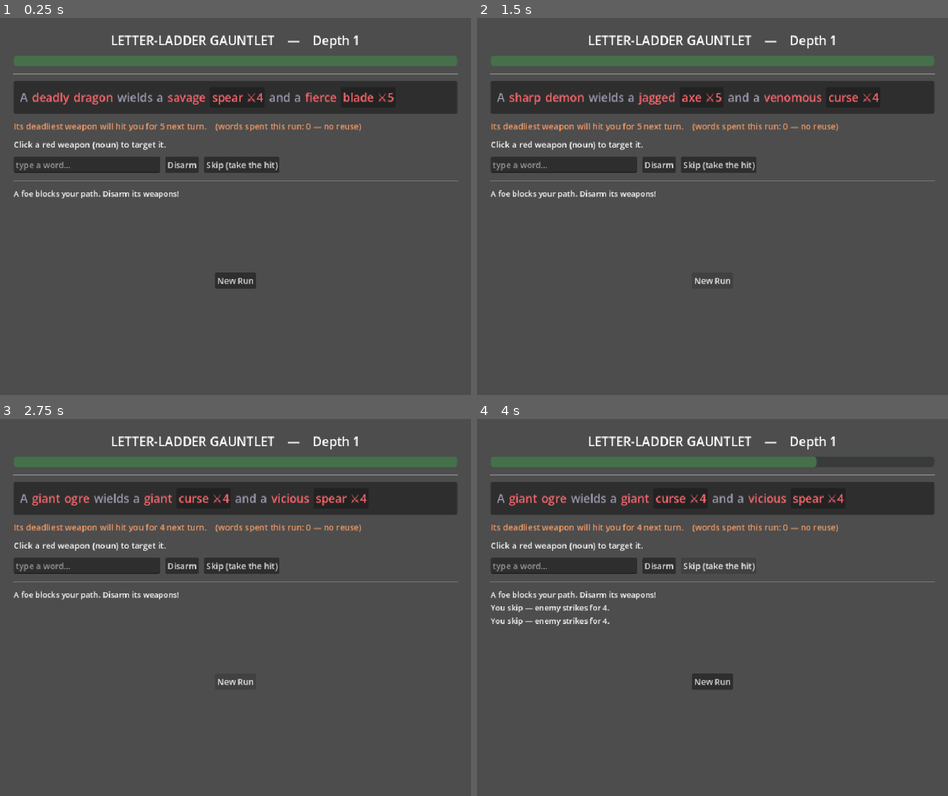
Above: before the commit, frames 1-4 (two rows, left to right).
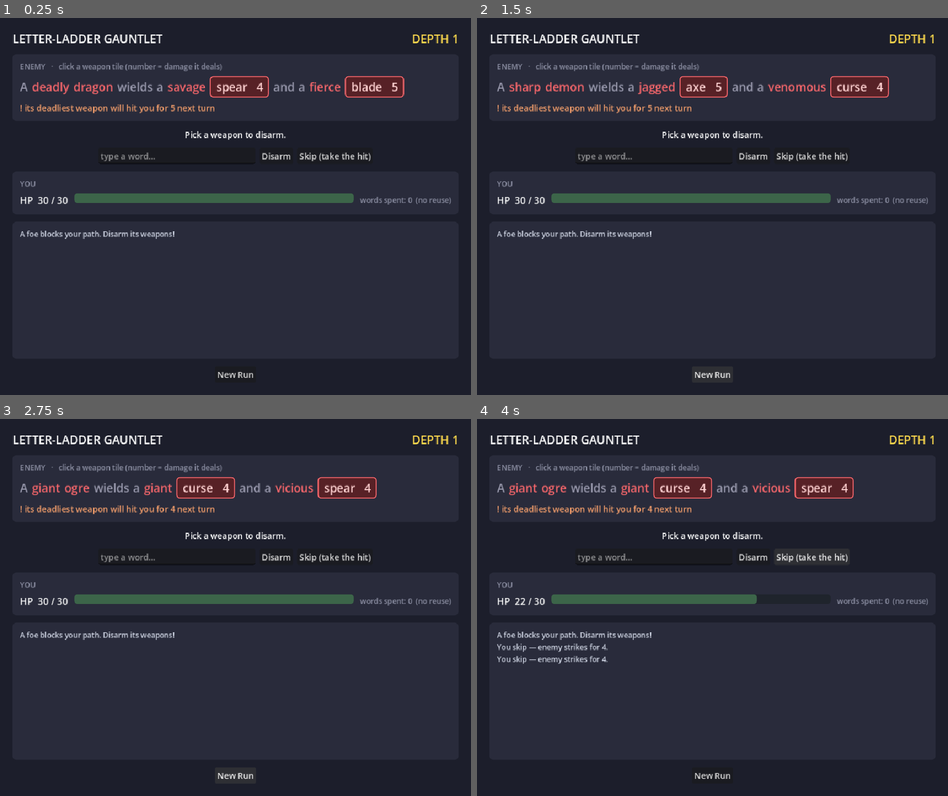
Above: after the commit, the same moments.

Repository: mattloper/wordbane
Game: Godot game, scene res://ladder.tscn
The game is run twice, just before and just after one commit, with the same random seed, the same clock (stepped at 60 frames per second) and the same inputs. This scene is started directly instead of the project's main scene.
Inputs:
- Up to frame 1 (0.25 s): no input
- Up to frame 2 (1.5 s): click "Disarm" at 0.5 s; click "New Run" at 1.25 s
- Up to frame 3 (2.75 s): click "New Run" at 2 s
- Up to frame 4 (4 s): click "Skip (take the hit)" at 2.75 s; click "Skip (take the hit)" at 3.5 s

The runs differ from the first frame. In frame 1, 91% of the frame differs, in the area x 0-100%, y 0-100%; in frame 2, 91%; in frame 3, 91%; in frame 4, 91%.

Commit message:
Redesign 2D ladder UI: fix lopsided/scattered layout. Add a YOU panel (labeled HP x/x + bar + words-spent), make weapons distinct boxed tiles vs plain flavor-red words, drop unrendered glyphs (no more ⚔/×; damage is a plain number; ASCII log/messages), group into Enemy/Action/You/Log zones with depth chip, log fills the dead space and New Run is anchored

Diff:
--- a/game/ladder.gd
+++ b/game/ladder.gd
@@ -1,10 +1,10 @@
 ## Letter-Ladder Gauntlet (2D) — the playable game.
 ##
 ## Descend a gauntlet of escalating enemies. Each enemy's weapons are its red
-## nouns; each turn the survivors damage you. On your turn, click a weapon and type
-## a real word made from its letters (add OR remove letters, same part of speech)
-## to disarm it. Disarm them all to descend; your HP carries between fights (small
-## heal each victory). Lose when HP hits 0 — your score is the depth you reached.
+## nouns; each turn the deadliest survivor damages you. On your turn, click a
+## weapon tile and type a real word made from its letters (add OR remove letters,
+## same part of speech) to disarm it. Disarm them all to descend; HP carries
+## between fights (small heal each victory). Lose at 0 HP — score is the depth.
 ##
 ## All rules live in LadderBattle + Gauntlet + WordLadder; this is just the view.
 ## Run with:  godot --path game ladder.tscn
@@ -14,6 +14,12 @@
 const DICT_PATH := "res://data/dictionary.json"
 const START_HP := Gauntlet.START_HP
 const HEAL := Gauntlet.HEAL
+
+const COL_BG := Color(0.11, 0.12, 0.17)
+const COL_PANEL := Color(0.16, 0.17, 0.23)
+const COL_WEAPON_FILL := Color(0.34, 0.13, 0.15)
+const COL_SELECT := Color(1.0, 0.86, 0.3)
+const COL_MUTED := Color(0.55, 0.56, 0.64)
 
 var _ladder: WordLadder
 var _gauntlet: Gauntlet
@@ -24,13 +30,16 @@
 var _over := false
 var _log_lines: Array = []
 
-# UI.
-var _title: Label
-var _hpbar: ProgressBar
+# UI nodes.
+var _depth_label: Label
+var _enemy_head: Label
 var _row: HFlowContainer
 var _incoming: Label
 var _selinfo: Label
 var _entry: LineEdit
+var _hpbar: ProgressBar
+var _hp_label: Label
+var _spent_label: Label
 var _log: Label
 
 
@@ -63,29 +72,31 @@
 
 
 func _on_disarm_pressed() -> void:
-	if _over or _selected < 0:
-		_selinfo.text = "Click a red weapon first, then type a word."
+	if _over:
+		return
+	if _selected < 0:
+		_selinfo.text = "Pick a weapon tile above, then type a word."
 		return
 	var res := _battle.try_move(_selected, _entry.text)
 	if not res.get("ok", false):
-		_selinfo.text = "✗ " + str(res.get("reason", "invalid"))
+		_selinfo.text = "Can't: " + str(res.get("reason", "invalid"))
 		return
 	_entry.text = ""
 	var calm := ("  (calmed %s)" % ", ".join(res.calmed)) if not res.calmed.is_empty() else ""
-	_log_msg("You: %s → %s [%s]%s" % [res.target, res.word, res.direction, calm])
+	_log_msg("You: %s -> %s [%s]%s" % [res.target, res.word, res.direction, calm])
 	if int(res.damage) > 0:
-		_log_msg("  ↳ enemy strikes for %d" % res.damage)
+		_log_msg("   enemy strikes for %d" % res.damage)
+	_selected = -1
 
 	if res.get("won", false):
 		_hp = mini(START_HP, _battle.player_hp + HEAL)
 		_depth += 1
-		_log_msg("✅ Disarmed! +%d HP. Descending to depth %d…" % [HEAL, _depth])
+		_log_msg("Disarmed! +%d HP. Descending to depth %d." % [HEAL, _depth])
 		_start_enemy()
 		return
 	_hp = _battle.player_hp
 	if res.get("lost", false):
-		_over = true
-		_log_msg("💀 You fell at depth %d. Score: %d enemies cleared." % [_depth, _depth - 1])
+		_lose()
 	_refresh()
 
 
@@ -98,9 +109,13 @@
 	_log_msg("You skip — enemy strikes for %d." % res.damage)
 	_hp = _battle.player_hp
 	if res.get("lost", false):
-		_over = true
-		_log_msg("💀 You fell at depth %d. Score: %d enemies cleared." % [_depth, _depth - 1])
+		_lose()
 	_refresh()
+
+
+func _lose() -> void:
+	_over = true
+	_log_msg("DEFEATED at depth %d. Score: %d enemies cleared." % [_depth, _depth - 1])
 
 
 func _select(token_index: int) -> void:
@@ -114,25 +129,30 @@
 # --- rendering ---------------------------------------------------------------
 
 func _refresh() -> void:
-	_title.text = "LETTER-LADDER GAUNTLET    —    Depth %d" % _depth
+	_depth_label.text = "DEPTH %d" % _depth
+	_enemy_head.text = "ENEMY   ·   click a weapon tile (number = damage it deals)"
+
+	_render_sentence()
+
+	if _over:
+		_incoming.text = "GAME OVER"
+	else:
+		_incoming.text = "! its deadliest weapon will hit you for %d next turn" % _battle.incoming_damage()
+
+	if _over:
+		_selinfo.text = "Press New Run to try again."
+	elif _selected >= 0:
+		var tok: Dictionary = _battle.enemy.tokens[_selected]
+		_selinfo.text = "Disarming  %s  (letters: %s)  —  type a noun, adding or removing letters" % [
+			tok.get("text", ""), " ".join(_letters(tok.get("text", "")))]
+	else:
+		_selinfo.text = "Pick a weapon to disarm."
+
 	_hpbar.max_value = START_HP
 	_hpbar.value = _hp
-	_hpbar.modulate = Color(0.35, 0.75, 0.4) if _hp > START_HP / 3 else Color(0.9, 0.35, 0.35)
-
-	_render_sentence()
-	if _over:
-		_incoming.text = ""
-	else:
-		_incoming.text = "Its deadliest weapon will hit you for %d next turn.    (words spent this run: %d — no reuse)" % [
-			_battle.incoming_damage(), _battle.used.size()]
-	if _over:
-		_selinfo.text = "GAME OVER — press New Run."
-	elif _selected >= 0:
-		var tok: Dictionary = _battle.enemy.tokens[_selected]
-		_selinfo.text = "Disarming: %s   (letters: %s)   → type a noun (add or remove letters)" % [
-			tok.get("text", ""), " ".join(_letters(tok.get("text", "")))]
-	else:
-		_selinfo.text = "Click a red weapon (noun) to target it."
+	_hpbar.modulate = Color(0.4, 0.78, 0.45) if _hp > START_HP / 3 else Color(0.92, 0.36, 0.36)
+	_hp_label.text = "HP  %d / %d" % [_hp, START_HP]
+	_spent_label.text = "words spent: %d  (no reuse)" % _battle.used.size()
 	_log.text = "\n".join(_log_lines)
 
 
@@ -143,15 +163,10 @@
 	var weapons := _battle.weapon_indices()
 	for i in range(tokens.size()):
 		var token: Dictionary = tokens[i]
+		# Weapons are clickable tiles; everything else (owner, adjectives, glue)
+		# is plain text coloured by sentiment.
 		if i in weapons and not _over:
-			var dmg := _battle.weapon_damage(i)
-			var btn := Button.new()
-			btn.text = "%s ⚔%d" % [token.get("text", ""), dmg]
-			btn.add_theme_font_size_override("font_size", 22)
-			btn.add_theme_color_override("font_color",
-				Color(1.0, 0.9, 0.3) if i == _selected else WordStyle.NEGATIVE)
-			btn.pressed.connect(_select.bind(i))
-			_row.add_child(btn)
+			_row.add_child(_weapon_tile(token.get("text", ""), _battle.weapon_damage(i), i == _selected, i))
 		else:
 			var lbl := Label.new()
 			lbl.text = token.get("text", "")
@@ -162,7 +177,7 @@
 
 func _log_msg(text: String) -> void:
 	_log_lines.append(text)
-	if _log_lines.size() > 7:
+	if _log_lines.size() > 8:
 		_log_lines.pop_front()
 	if _log:
 		_log.text = "\n".join(_log_lines)
@@ -180,50 +195,54 @@
 
 func _build_ui() -> void:
 	set_anchors_preset(Control.PRESET_FULL_RECT)
+	var bg := ColorRect.new()
+	bg.color = COL_BG
+	bg.set_anchors_preset(Control.PRESET_FULL_RECT)
+	add_child(bg)
+
 	var margin := MarginContainer.new()
 	margin.set_anchors_preset(Control.PRESET_FULL_RECT)
 	for s in ["left", "right", "top", "bottom"]:
-		margin.add_theme_constant_override("margin_" + s, 26)
+		margin.add_theme_constant_override("margin_" + s, 24)
 	add_child(margin)
 
 	var col := VBoxContainer.new()
-	col.add_theme_constant_override("separation", 12)
+	col.add_theme_constant_override("separation", 14)
 	margin.add_child(col)
 
-	_title = _label("", 24)
-	_title.horizontal_alignment = HORIZONTAL_ALIGNMENT_CENTER
-	col.add_child(_title)
-
-	_hpbar = ProgressBar.new()
-	_hpbar.show_percentage = false
-	_hpbar.custom_minimum_size = Vector2(0, 20)
-	col.add_child(_hpbar)
-
-	col.add_child(HSeparator.new())
-
+	# Header: title + depth chip.
+	var header := HBoxContainer.new()
+	var title := _label("LETTER-LADDER GAUNTLET", 22)
+	title.size_flags_horizontal = Control.SIZE_EXPAND_FILL
+	header.add_child(title)
+	_depth_label = _label("DEPTH 1", 22)
+	_depth_label.add_theme_color_override("font_color", COL_SELECT)
+	header.add_child(_depth_label)
+	col.add_child(header)
+
+	# --- ENEMY zone ---
+	var enemy_box := _zone(col)
+	_enemy_head = _label("", 14)
+	_enemy_head.add_theme_color_override("font_color", COL_MUTED)
+	enemy_box.add_child(_enemy_head)
 	_row = HFlowContainer.new()
 	_row.add_theme_constant_override("h_separation", 8)
-	_row.add_theme_constant_override("v_separation", 6)
-	var panel := PanelContainer.new()
-	var inner := MarginContainer.new()
-	for s in ["left", "right", "top", "bottom"]:
-		inner.add_theme_constant_override("margin_" + s, 12)
-	inner.add_child(_row)
-	panel.add_child(inner)
-	col.add_child(panel)
-
+	_row.add_theme_constant_override("v_separation", 8)
+	enemy_box.add_child(_row)
 	_incoming = _label("", 16)
-	_incoming.add_theme_color_override("font_color", Color(0.95, 0.6, 0.4))
-	col.add_child(_incoming)
-
+	_incoming.add_theme_color_override("font_color", Color(0.96, 0.62, 0.42))
+	enemy_box.add_child(_incoming)
+
+	# --- ACTION zone ---
 	_selinfo = _label("", 16)
+	_selinfo.horizontal_alignment = HORIZONTAL_ALIGNMENT_CENTER
 	col.add_child(_selinfo)
-
 	var controls := HBoxContainer.new()
-	controls.add_theme_constant_override("separation", 10)
+	controls.alignment = BoxContainer.ALIGNMENT_CENTER
+	controls.add_theme_constant_override("separation", 8)
 	_entry = LineEdit.new()
 	_entry.placeholder_text = "type a word…"
-	_entry.custom_minimum_size = Vector2(280, 0)
+	_entry.custom_minimum_size = Vector2(300, 0)
 	_entry.text_submitted.connect(func(_t): _on_disarm_pressed())
 	controls.add_child(_entry)
 	var go := Button.new()
@@ -236,13 +255,36 @@
 	controls.add_child(skip)
 	col.add_child(controls)
 
-	col.add_child(HSeparator.new())
-
-	_log = _label("", 15)
+	# --- YOU zone ---
+	var you_box := _zone(col)
+	var you_head := _label("YOU", 14)
+	you_head.add_theme_color_override("font_color", COL_MUTED)
+	you_box.add_child(you_head)
+	var hp_row := HBoxContainer.new()
+	hp_row.add_theme_constant_override("separation", 12)
+	_hp_label = _label("", 18)
+	hp_row.add_child(_hp_label)
+	_hpbar = ProgressBar.new()
+	_hpbar.show_percentage = false
+	_hpbar.custom_minimum_size = Vector2(0, 18)
+	_hpbar.size_flags_horizontal = Control.SIZE_EXPAND_FILL
+	hp_row.add_child(_hpbar)
+	_spent_label = _label("", 14)
+	_spent_label.add_theme_color_override("font_color", COL_MUTED)
+	hp_row.add_child(_spent_label)
+	you_box.add_child(hp_row)
+
+	# --- LOG (fills remaining space) + New Run ---
+	var log_box := _zone(col)
+	log_box.get_parent().size_flags_vertical = Control.SIZE_EXPAND_FILL
+	log_box.size_flags_vertical = Control.SIZE_EXPAND_FILL
+	_log = _label("", 14)
+	_log.add_theme_color_override("font_color", Color(0.8, 0.82, 0.88))
 	_log.autowrap_mode = TextServer.AUTOWRAP_WORD_SMART
-	_log.custom_minimum_size = Vector2(0, 150)
 	_log.vertical_alignment = VERTICAL_ALIGNMENT_TOP
-	col.add_child(_log)
+	_log.size_flags_vertical = Control.SIZE_EXPAND_FILL
+	log_box.add_child(_log)
+	col.add_child(log_box)
 
 	var restart := Button.new()
 	restart.text = "New Run"
@@ -252,8 +294,48 @@
 	col.add_child(center)
 
 
+## Add a rounded padded panel to `parent` and return its inner VBox to fill.
+## (Set the returned box's parent — box.get_parent() — to expand if it should grow.)
+func _zone(parent: Control) -> VBoxContainer:
+	var panel := PanelContainer.new()
+	var sb := StyleBoxFlat.new()
+	sb.bg_color = COL_PANEL
+	sb.set_corner_radius_all(8)
+	sb.set_content_margin_all(14)
+	panel.add_theme_stylebox_override("panel", sb)
+	var box := VBoxContainer.new()
+	box.add_theme_constant_override("separation", 8)
+	panel.add_child(box)
+	parent.add_child(panel)
+	return box
+
+
 func _label(text: String, size: int) -> Label:
 	var l := Label.new()
 	l.text = text
 	l.add_theme_font_size_override("font_size", size)
 	return l
+
+
+## A clickable weapon word as a bordered tile: "word  N" (N = damage).
+func _weapon_tile(word: String, dmg: int, selected: bool, idx: int) -> Button:
+	var b := Button.new()
+	b.text = "%s   %d" % [word, dmg]
+	b.add_theme_font_size_override("font_size", 22)
+	var border := COL_SELECT if selected else WordStyle.NEGATIVE
+	var fill := Color(0.46, 0.18, 0.2) if selected else COL_WEAPON_FILL
+	for state in ["normal", "hover", "pressed", "focus"]:
+		var sb := StyleBoxFlat.new()
+		sb.bg_color = fill.lightened(0.12) if state == "hover" else fill
+		sb.set_border_width_all(2)
+		sb.border_color = border
+		sb.set_corner_radius_all(6)
+		sb.content_margin_left = 12
+		sb.content_margin_right = 12
+		sb.content_margin_top = 5
+		sb.content_margin_bottom = 5
+		b.add_theme_stylebox_override(state, sb)
+	b.add_theme_color_override("font_color", COL_SELECT if selected else Color(1.0, 0.82, 0.82))
+	b.add_theme_color_override("font_hover_color", Color.WHITE)
+	b.pressed.connect(_select.bind(idx))
+	return b
Not shown, added: game/_shot.gd.uid
